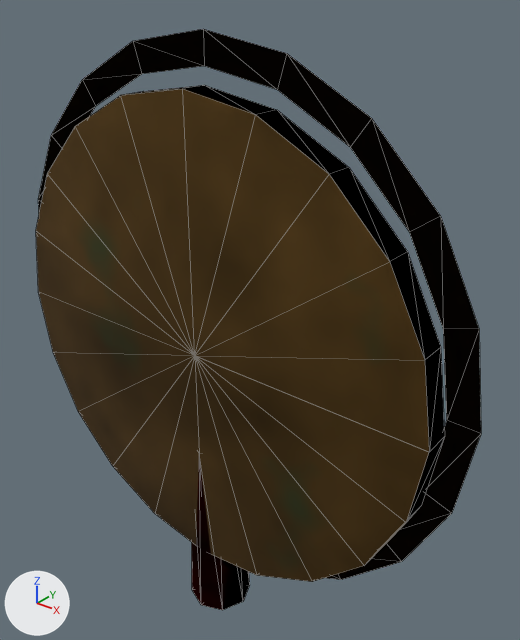
Before and after pictures for a commit that changed the glTF model assets/props/bronze_mirror.glb.
The view is the same before and after, from a camera (50 mm lens) standing at (0.226, -0.244, 0.176) and looking at (0.013, 0.023, 0.01). Arrows for +X, +Y and +Z are at lower left; the lights stay in place. The first picture is the older version. Mesh edges are drawn as thin lines. Where no turn or scale is listed for an object, it has been applied to the vertices.

The first picture shows 'Disc', 'Handle', 'Rim'.
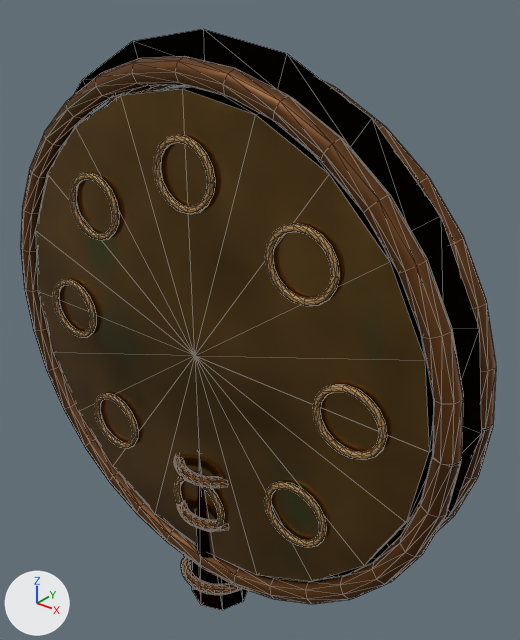
The change, as a list of edits to the scene's bpy script:
```text
Add img_t_bronze_001:
    img_t_bronze_001 = load_image('t_bronze.001', '_unpacked/t_bronze.001', 256, 256, 'sRGB')
Add mat_oldgoldthread:
    mat_oldgoldthread = principled_material('OldGoldThread')
    mat_oldgoldthread.base_color = (0.48, 0.27, 0.095)  # orange #b88e57
    mat_oldgoldthread.metallic = 0.23
    mat_oldgoldthread.roughness = 0.58
Add mat_oxidizedbrass:
    mat_oxidizedbrass = bpy.data.materials.new('OxidizedBrass')
    # colours: beige #d6af81
    # uses the picture img_t_bronze_001
Add me_art_oldgoldthread:
    me_art_oldgoldthread.from_pydata(...)  # 912 vertices, 1728 faces; spans x -0.112..0.112, y -0.018..-0.014, z -0.111..0.111
    me_art_oldgoldthread.materials.append(mat_oldgoldthread)  # orange #b88e57
Add me_art_oxidizedbrass:
    me_art_oxidizedbrass.from_pydata(...)  # 1326 vertices, 2560 faces; spans x -0.143..0.143, y -0.024..0.026, z -0.153..0.143
    me_art_oxidizedbrass.materials.append(mat_oxidizedbrass)
Add ob_art_oldgoldthread:
    ob_art_oldgoldthread = bpy.data.objects.new('Art_OldGoldThread', me_art_oldgoldthread)
    ob_art_oldgoldthread.location = (0.0, 0.0, 0.0)
Add ob_art_oxidizedbrass:
    ob_art_oxidizedbrass = bpy.data.objects.new('Art_OxidizedBrass', me_art_oxidizedbrass)
    ob_art_oxidizedbrass.location = (0.0, 0.0, 0.0)
```

Pixel boxes (x1, y1, x2, y2) of what changed, in the pictures (520 x 640 px):
'Art_OxidizedBrass', added (brown): after (20, 56, 497, 604)
'Art_OldGoldThread', added: after (53, 135, 387, 547)
